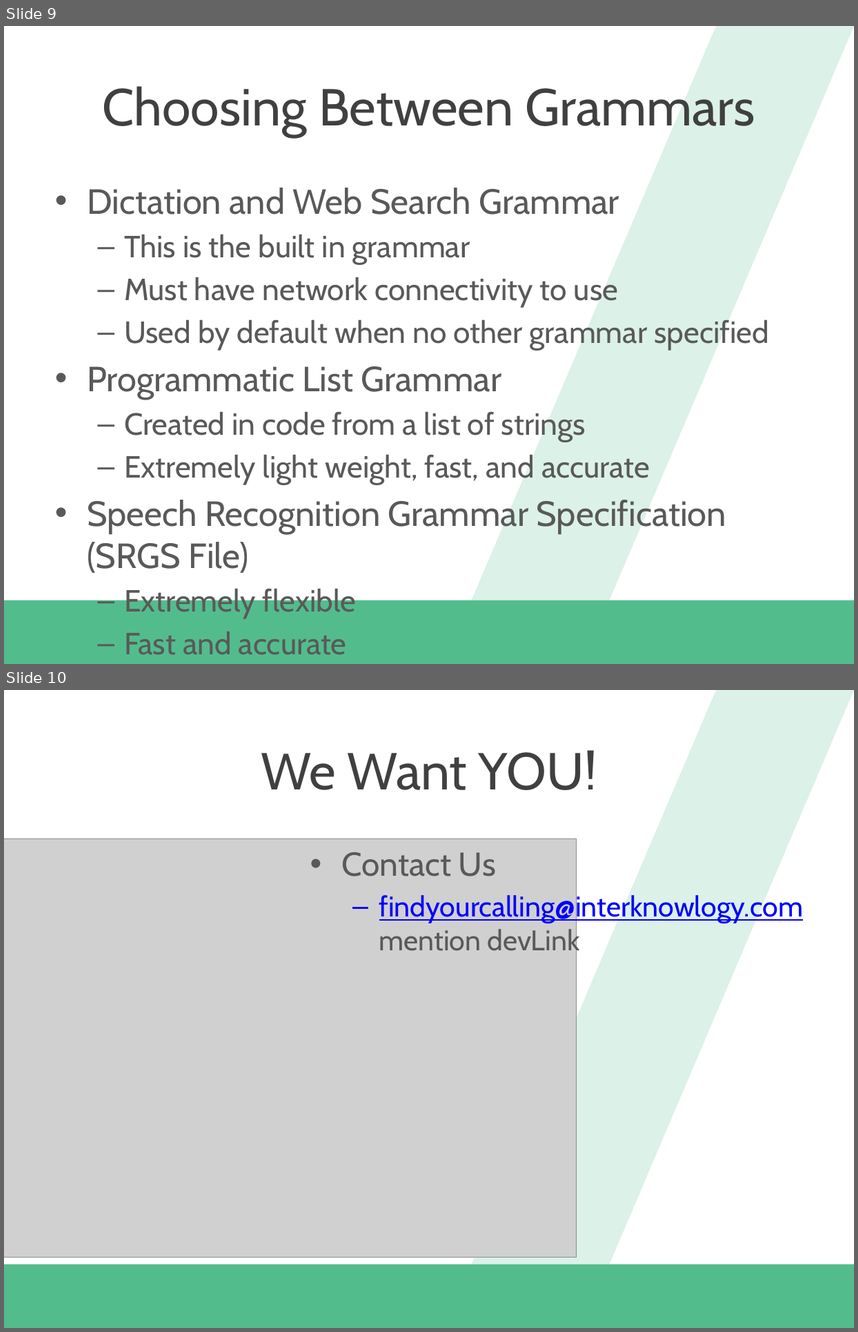
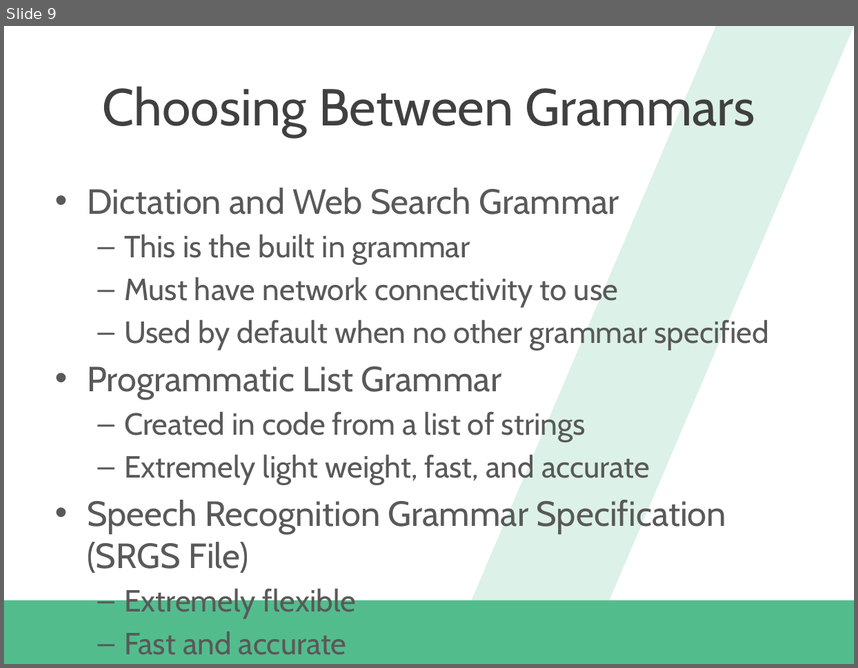
Before and after one commit to dannydwarren/CrawlWalkTalk, a slide deck: Crawl Walk Talk_Windows Phone 8.1 App Lifecycle and Speech API.pptx. Shown one above the other, each under a label of ours: slides 9 and 10 before the commit, slide 9 after it. The pictures are 858x1332 and 858x668 pixels, drawn with LibreOffice and Linux fonts; fonts in the diff are those of the drawing; grey boxes stand for pictures; background and template pictures are left out. Boxes give left, top, right and bottom in pixels: in the first picture for what was removed or moved away, otherwise in the second. Text is boxed around its words. In the diff, an @@ line names an element or a change of style, - is before the commit and + after.

```diff
--- a/Crawl Walk Talk_Windows Phone 8.1 App Lifecycle and Speech API.pptx
+++ b/Crawl Walk Talk_Windows Phone 8.1 App Lifecycle and Speech API.pptx
@@ slide 10 removed at box(4, 690, 854, 1328), background #FFFFFF; not listed: 2 template elements that a slide beside it also shows @@
@@ title removed at box(261, 750, 597, 790) @@
-We Want YOU!
@@ picture removed at box(4, 839, 576, 1257) @@
@@ text removed at box(342, 852, 804, 957) @@
-• Contact Us
-  – findyourcalling@interknowlogy.com mention devLink
```
Also in this commit, not shown: 2 slides changed.
